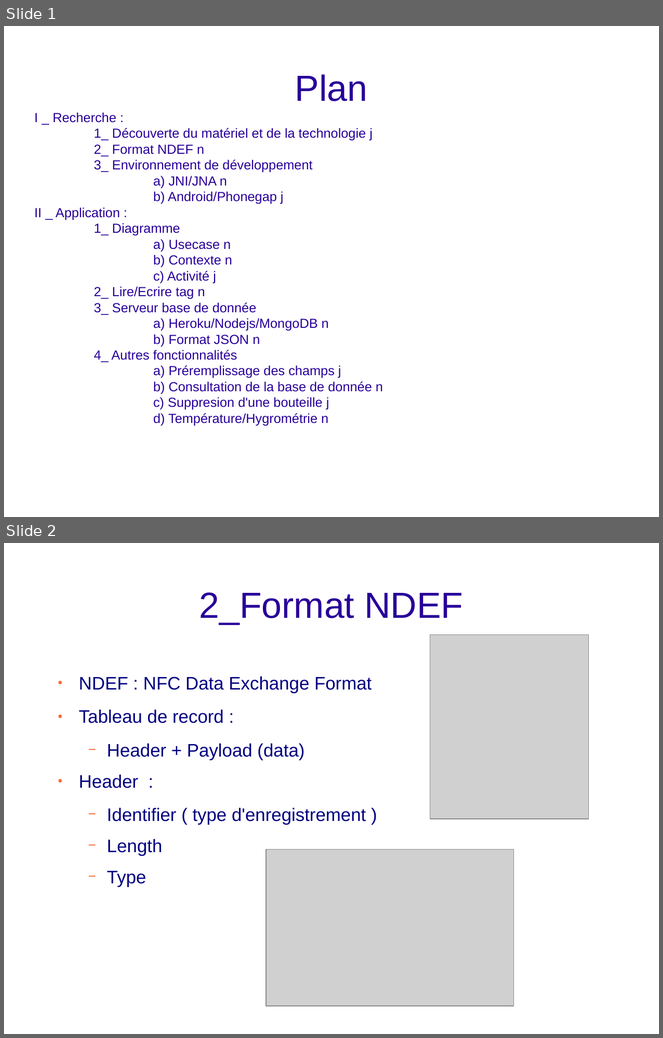
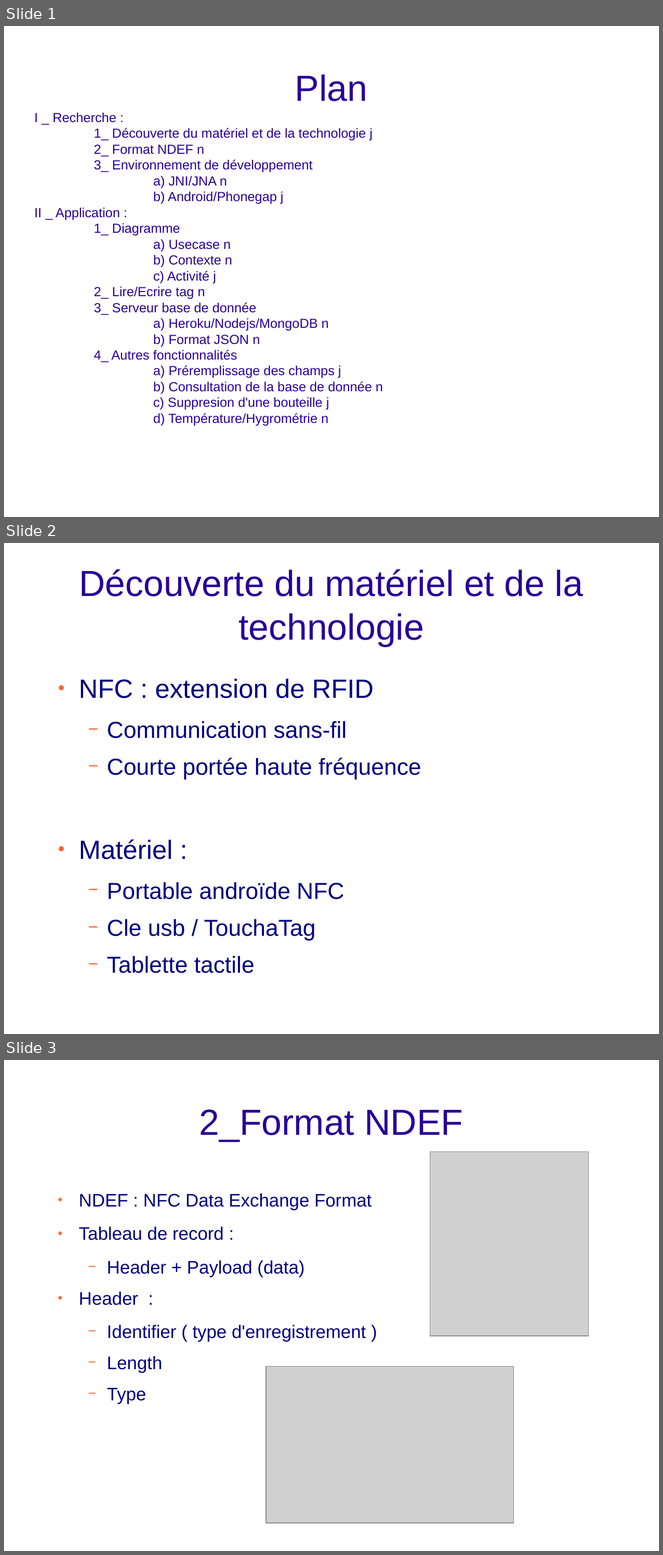
Before and after one commit to bigoud/e-cave, a slide deck: Presentation.odp. Shown one above the other, each under a label of ours: slides 1 and 2 before the commit, slides 1, 2 and 3 after it. The pictures are 663x1038 and 663x1555 pixels, drawn with LibreOffice and Linux fonts; fonts in the diff are those of the drawing; grey boxes stand for pictures; background and template pictures are left out. Boxes give left, top, right and bottom in pixels: in the first picture for what was removed or moved away, otherwise in the second. Text is boxed around its words. In the diff, an @@ line names an element or a change of style, - is before the commit and + after.

```diff
--- a/Presentation.odp
+++ b/Presentation.odp
@@ slide 2 added at box(4, 543, 659, 1034), background picture (left out) @@
@@ title added at box(79, 569, 583, 646), 44 pt, text #280099 @@
+Découverte du matériel et de la technologie
@@ text added at box(79, 679, 422, 974), 28 pt, text #000080 @@
+● NFC : extension de RFID
+  − Communication sans-fil
+  − Courte portée haute fréquence
+● Matériel :
+  − Portable androïde NFC
+  − Cle usb / TouchaTag
+  − Tablette tactile
@@ what was slide 2 is now slide 3 @@
```
Also in this commit, not shown: 7 other slides added.
